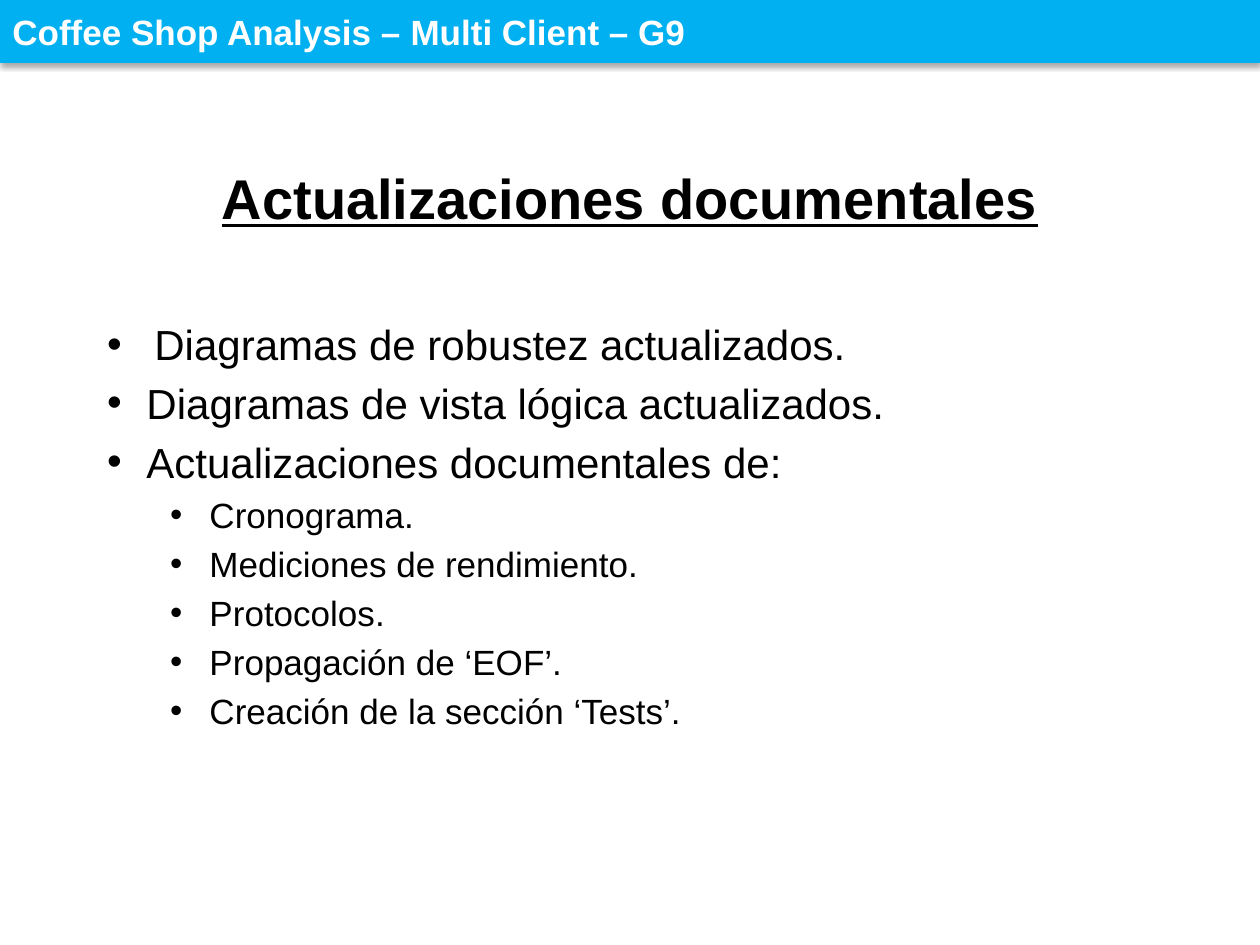
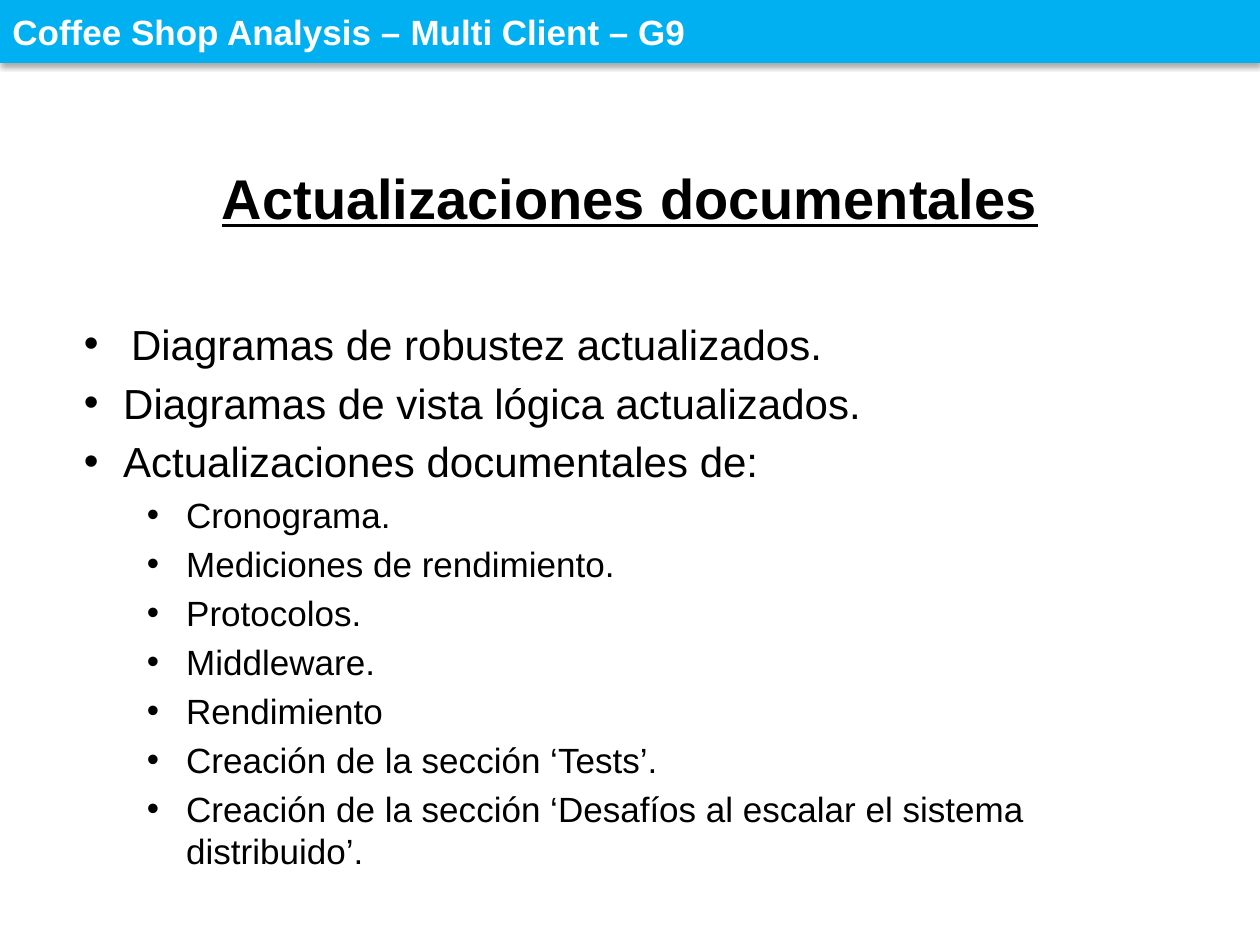
Before and after one commit to fiuba-distribuidos-grupo9/Documentacion, a slide deck: slide 3 of Presentación - Multi Client.pptx. Drawn at 1260x945 pixels with LibreOffice and Linux fonts; fonts in the diff are those of the drawing; background and template pictures are left out. Boxes give left, top, right and bottom in pixels: in the first picture for what was removed or moved away, otherwise in the second. Text is boxed around its words. In the diff, an @@ line names an element or a change of style, - is before the commit and + after.

```diff
--- a/Presentación - Multi Client.pptx
+++ b/Presentación - Multi Client.pptx
@@ subtitle "Diagramas de robustez actualizados.": place and size @@
-subtitle "Diagramas de robustez actualizados." at (146, 329, 884, 725)
+subtitle "Diagramas de robustez actualizados." at (123, 329, 1024, 865)
@@ subtitle at (186, 649, 383, 725): text changed @@
-  • Propagación de ‘EOF’.
+  • Middleware.
+  • Rendimiento
@@ subtitle at (186, 796, 1024, 865): paragraph added @@
+  • Creación de la sección ‘Desafíos al escalar el sistema distribuido’.
```
Also in this commit, not shown: 2 other slides changed, 28 other files.
